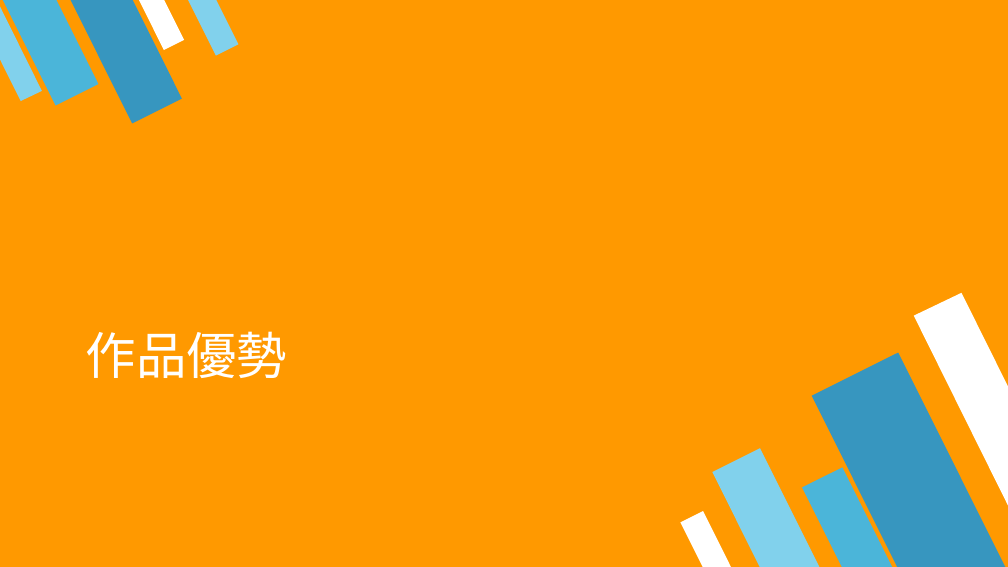
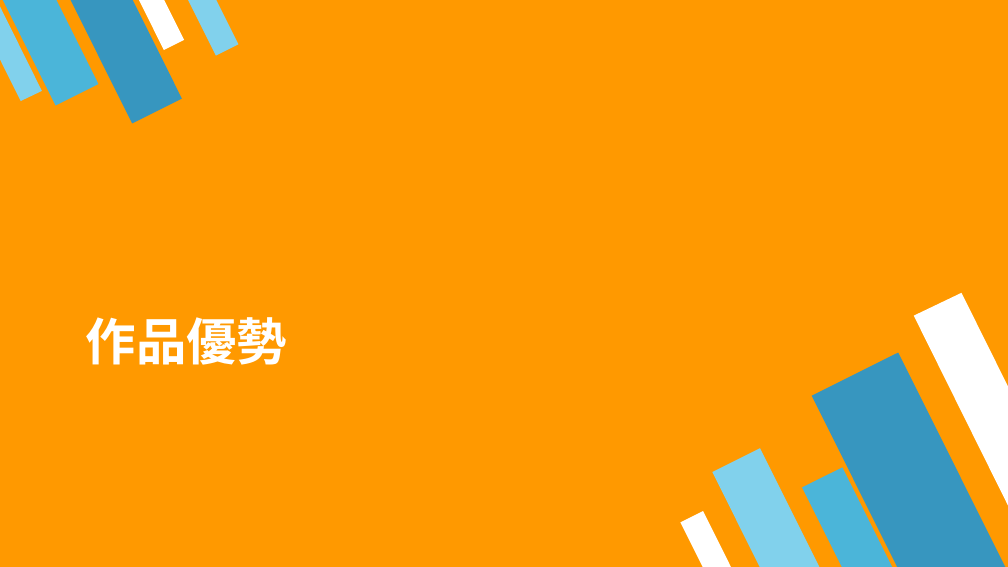
Before and after one commit to 3mtpeak/---1125, a slide deck: slide 9 of 黑克松簡報.pptx. Drawn at 1008x567 pixels with LibreOffice and Linux fonts; fonts in the diff are those of the drawing. Boxes give left, top, right and bottom in pixels: in the first picture for what was removed or moved away, otherwise in the second. Text is boxed around its words. In the diff, an @@ line names an element or a change of style, - is before the commit and + after.

```diff
--- a/黑克松簡報.pptx
+++ b/黑克松簡報.pptx
@@ title "作品優勢": place and size @@
-title "作品優勢" at (86,331,288,378)
+title "作品優勢" at (86,317,288,365)
@@ title "作品優勢" at (86,317,288,365): bold on @@
```
Also in this commit, not shown: 14 other slides changed.
